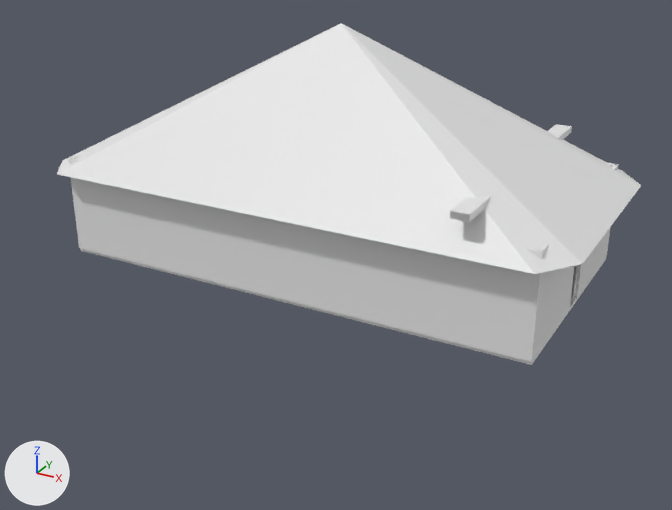
Renders of the OBJ model src/client/models/tent.obj from each side of a commit.
The view is the same before and after, from a camera (50 mm lens) standing at (69.4, -127.8, 63.1) and looking at (-0.6, -0.5, -0.6). Every picture has the same lights, and +X, +Y and +Z are marked at lower left. Materials are left out; every surface is plain grey. Objects named as collision shapes, trigger or cutter boxes, shadow casters or lower levels of detail are left out. Where no turn or scale is listed for an object, it has been applied to the vertices.

The older version as bpy lines, for what is in view:
```python
me_tent = bpy.data.meshes.new('tent')
me_tent.from_pydata(...)  # 13158 vertices, 13126 faces; spans x -44.5..44.5, y -23.2..23.2, z -0.9..38.2
# faces by material slot: [6, 8, 8704, 4352, 56]
me_tent.materials.append(mat_mat_circus_floor)
me_tent.materials.append(mat_mat_furniture_wood)
me_tent.materials.append(mat_mat_circus_curtain)
me_tent.materials.append(mat_mat_circus_curtain2)
me_tent.materials.append(mat_mat_circus_wall)
ob_tent = bpy.data.objects.new('tent', me_tent)
ob_tent.location = (0.0, 0.0, 0.0)
```
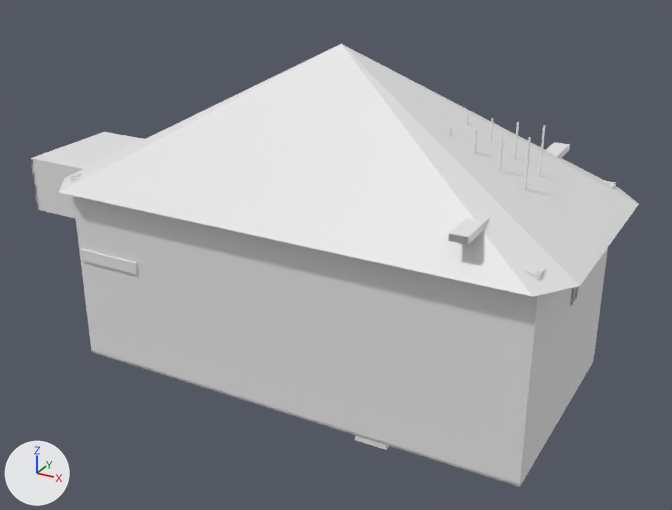
Pixel boxes [x1, y1, x2, y2] of what changed, in the pictures (672 x 510 px; the box of a moved part takes in the faces that stretch with it):
```json
{"object": "tent", "change": "reshaped", "before": [57, 23, 641, 365], "after": [31, 44, 639, 487]}
{"part": 1, "of": "me_tent", "change": "added", "after": [514, 122, 519, 159]}
{"part": 2, "of": "me_tent", "change": "added", "after": [539, 126, 545, 177]}
{"part": 3, "of": "me_tent", "change": "added", "after": [524, 137, 531, 190]}
{"part": 4, "of": "me_tent", "change": "added", "after": [80, 249, 138, 274]}
{"part": 5, "of": "me_tent", "change": "moved or reshaped", "before": [80, 248, 606, 365], "after": [93, 351, 593, 487]}
{"part": 6, "of": "me_tent", "change": "moved or reshaped", "before": [450, 124, 572, 222], "after": [449, 142, 570, 245]}
{"part": 7, "of": "me_tent", "change": "moved or reshaped", "before": [450, 211, 470, 221], "after": [448, 234, 468, 244]}
{"part": 8, "of": "me_tent", "change": "added", "after": [71, 176, 541, 484]}
{"part": 9, "of": "me_tent", "change": "moved or reshaped", "before": [57, 23, 641, 274], "after": [59, 44, 639, 297]}
{"part": 10, "of": "me_tent", "change": "added", "after": [572, 181, 616, 354]}
{"part": 11, "of": "me_tent", "change": "built on", "before": [68, 154, 619, 362], "after": [31, 132, 616, 483]}
```

Edits to the scene script, one JSON object a line:
```json
{"block": "me_tent", "where": "# used by ob_tent; location = (0.0, 0.0, 0.0)"}
{"op": "remove", "block": "me_tent", "code": "me_tent.from_pydata(...)  # 13158 vertices, 13126 faces; spans x -44.5..44.5, y -23.2..23.2, z -0.9..38.2"}
{"op": "add", "block": "me_tent", "code": "me_tent.from_pydata(...)  # 25234 vertices, 25548 faces; spans x -60.0..44.5, y -23.2..23.2, z -21.6..35.1"}
{"block": "me_tent", "change": "me_tent part 1: a new loose piece, a 32-sided cylinder along z spanning x 27.91..28.23, y 3.24..3.55, z -0.67..25.49"}
{"block": "me_tent", "change": "me_tent part 2: a new loose piece, a 32-sided cylinder along z spanning x 31.91..32.23, y 3.24..3.55, z -0.67..25.49"}
{"block": "me_tent", "change": "me_tent part 3: a new loose piece, a 32-sided cylinder along z spanning x 31.91..32.23, y -3.55..-3.24, z -0.67..25.49"}
{"block": "me_tent", "change": "me_tent part 4: a new loose piece, a box spanning x -39.4..-27.4, y -20.7..20.7, z -2.0..0.0"}
{"block": "me_tent", "change": "me_tent part 5: the loose piece of 8 vertices spanning x -40.0..40.0, y -20.0..20.0, z -0.6..0.0 is moved by (0.0, 0.0, -20.0)"}
{"block": "me_tent", "change": "me_tent part 6: the loose piece of 8 vertices spanning x 28.4..31.1, y -23.1..23.1, z 19.4..20.4 is moved by (0.0, 0.0, -3.1)"}
{"block": "me_tent", "change": "me_tent part 7: the loose piece of 4 vertices spanning x 28.4..31.1, y -23.1, z 19.4..20.4 is moved by (0.0, 0.0, -3.1)"}
{"block": "me_tent", "change": "me_tent part 8: a new loose piece, a box spanning x -40.0..40.0, y -20.3..-19.7, z -20.0..12.87"}
{"block": "me_tent", "change": "me_tent part 9: the loose piece of 18 vertices spanning x -44.5..44.5, y -23.2..23.2, z 13.6..38.2 is moved by (0.0, 0.0, -3.1)"}
{"block": "me_tent", "change": "me_tent part 10: a new loose piece, a box spanning x -40.0..40.0, y 19.7..20.3, z -20.0..12.87"}
{"block": "me_tent", "change": "me_tent part 11: 32 vertices removed from x -40.0..40.0, y -20.3..20.3, z 0.0..16.0; 11180 vertices added at x -60.0..40.0, y -20.0..20.0, z -21.6..12.9"}
```
